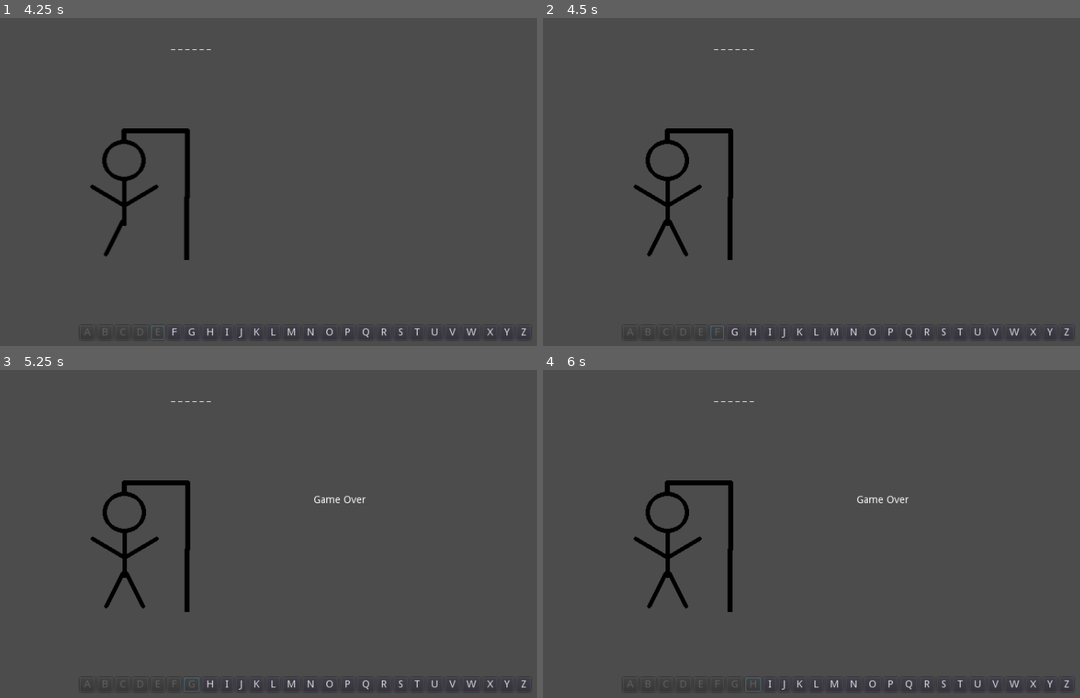
Above: before the commit, frames 1-4 (two rows, left to right).
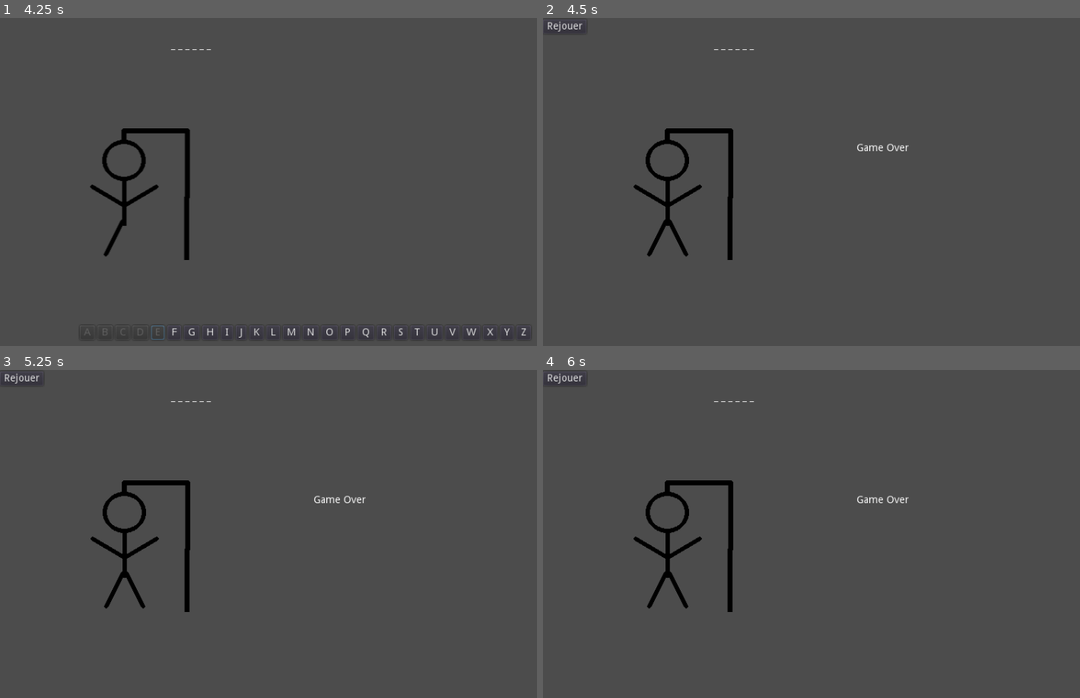
Above: after the commit, the same moments.

Repository: Jelared/Project-Jeu_du_Pendu
Game: Godot game, scene res://scenes/Main.tscn
Two runs of this game, one before a commit and one after it. Both use one fixed random seed, a clock stepped at 60 frames per second and the inputs below.
Inputs (mouse positions are in pixels of both pictures, inside the frame that each line leads up to):
- Up to frame 1 (4.25 s): click "A" at 0.5 s; click "B" at 1.25 s; click "C" at 2 s; click "D" at 2.75 s; click "E" at 3.5 s
- Up to frame 2 (4.5 s): click "F" at 4.25 s
- Up to frame 3 (5.25 s): click (193, 684) at 5 s, where only the run before the commit has a clickable "G"
- Up to frame 4 (6 s): click (752, 684) at 5.75 s, where only the run before the commit has a clickable "H"

Frame 1 is identical in both runs. In frame 2, 0.5% of the frame differs, in the area x 0-99%, y 1-99%; in frame 3, 0.4%; in frame 4, 0.4%.

Commit message:
update 04-09-2022
Fonction rejouer ajouté
Musiques ajoutées

Diff:
--- a/project.godot
+++ b/project.godot
@@ -14,6 +14,10 @@
 run/main_scene="res://scenes/Main.tscn"
 config/icon="res://icon.png"
 
+[audio]
+
+default_bus_layout=""
+
 [display]
 
 window/size/width=854
--- a/scenes/Main.tscn
+++ b/scenes/Main.tscn
@@ -1,14 +1,17 @@
-[gd_scene load_steps=11 format=2]
+[gd_scene load_steps=14 format=2]
 
 [ext_resource path="res://scripts/Main.gd" type="Script" id=1]
 [ext_resource path="res://Groupes/buttongroup_clavier.tres" type="ButtonGroup" id=2]
 [ext_resource path="res://Sprites/SP1.png" type="Texture" id=3]
 [ext_resource path="res://Sprites/SP6.png" type="Texture" id=4]
+[ext_resource path="res://Sons/star-dreams-loop-by-musiclfiles-from-filmmusic-io.mp3" type="AudioStream" id=5]
 [ext_resource path="res://Sprites/SP3.png" type="Texture" id=6]
 [ext_resource path="res://Sprites/SP2.png" type="Texture" id=7]
 [ext_resource path="res://Sprites/SP4.png" type="Texture" id=8]
 [ext_resource path="res://Sprites/SP5.png" type="Texture" id=9]
 [ext_resource path="res://Sprites/SP0.png" type="Texture" id=10]
+[ext_resource path="res://Sons/confirm_style_1_001.wav" type="AudioStream" id=11]
+[ext_resource path="res://Sons/error_style_2_001.wav" type="AudioStream" id=12]
 
 [sub_resource type="SpriteFrames" id=1]
 animations = [ {
@@ -256,3 +259,16 @@
 margin_top = 174.0
 margin_right = 568.0
 margin_bottom = 214.0
+
+[node name="SonP" type="AudioStreamPlayer" parent="."]
+stream = ExtResource( 5 )
+volume_db = -20.0
+autoplay = true
+
+[node name="Crédit" type="CanvasLayer" parent="."]
+
+[node name="Sonok" type="AudioStreamPlayer" parent="."]
+stream = ExtResource( 11 )
+
+[node name="Sonno" type="AudioStreamPlayer" parent="."]
+stream = ExtResource( 12 )
--- a/scripts/Main.gd
+++ b/scripts/Main.gd
@@ -41,6 +41,7 @@
 
 #Le signal : met en mémoire la lettre (en minuscule) affiché sur le bouton et bloque le bouton qui ne peut plus etre utilisé
 func lettre():
+### lettre au clavier à voir si ajout
 	lettre_clavier = groupe_clavier.get_pressed_button().text.to_lower()
 	groupe_clavier.get_pressed_button().disabled = true
 	print(lettre_clavier)
@@ -75,11 +76,13 @@
 func test():
 	var position_L = mot_separeL.find(lettre_clavier)
 	if position_L == -1:
+		$Sonno.play()
 		print("no")
 		print (position_L)
 		pendu()
 	else :
 		while position_L > -1: #boucle pour vérifier s'il existe plusieurs fois la lettre
+			$Sonok.play()
 			affichage_ = ""
 			affichage[position_L] = lettre_clavier #affichage de la lettre à la bonne position
 			for i in affichage:
@@ -97,8 +100,9 @@
 	if perdu < 7 :
 		$Pendu.frame = perdu
 		perdu += 1
-	else :
+	if perdu == 7 :
 		$Gameover_Win.text = "Game Over"
+		Brejouer()
 
 
 #Affichage gagner
@@ -108,12 +112,17 @@
 	var b = affichage
 	if a==b :
 		$Gameover_Win.text = "Gagner"
-####		bloquer le jeux à la fin à faire (possiblité de faire disparaitre les lettres à voir)
-		rejouer()
+		Brejouer()
 
-#relance du jeux
-func rejouer():
+
+#Bouton de relance du jeux
+func Brejouer():
+	$HBoxContainer.visible = false #dispartion des boutons des lettres
 	var buttonR = Button.new()
 	buttonR.text = "Rejouer"
-#	buttonR.connect("pressed", self, "rejouer")
+	buttonR.connect("pressed", self, "rejouer")
 	add_child(buttonR)
+
+#Relance du jeux
+func rejouer():
+	get_tree()
Not shown, added: Crédit.txt
Not shown, added: Sons/confirm_style_1_001.wav.import
Not shown, added: Sons/error_style_2_001.wav.import
Not shown, added: Sons/star-dreams-loop-by-musiclfiles-from-filmmusic-io.mp3.import
Not shown, added: Sons/confirm_style_1_001.wav
Not shown, added: Sons/error_style_2_001.wav
Not shown, added: Sons/star-dreams-loop-by-musiclfiles-from-filmmusic-io.mp3
